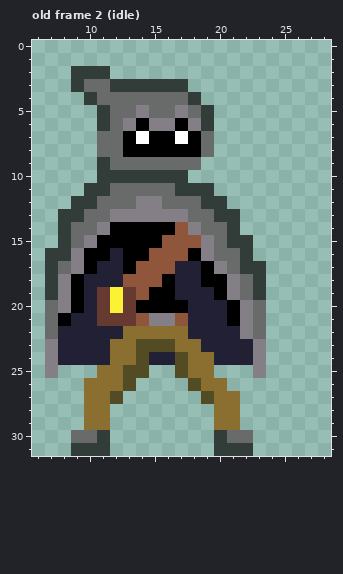
Edited in one commit: pixel-art file (src/sprite sheets/player sprites/idle/idle.aseprite). The picture above was drawn from the file before the commit.
32x32 pixels, 2 frames. Shown: old frame 2 (idle): x 6..28, y 0..31. The commit also changed other frames, which this record leaves out.
After:
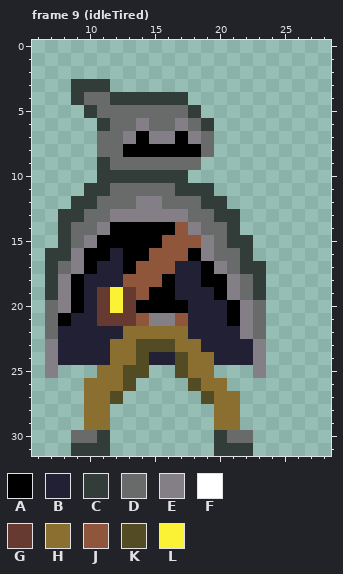
Palette (. is transparent): A #000000  B #222034  C #323c39  D #696a6a  E #847e87  F #ffffff  G #663931  H #8a6f30  J #8f563b  K #524b24  L #fbf236
A new or re-ordered frame is compared with the old frame closest to it.
Change:
frames 2 -> 20
--- frame 9 (idleTired) is new; against old frame 2 (idle), layer "Head"
@@ x 7..21 @@
  1 ...............
- 2 ..CCC..........
- 3 ..CDDCCCCCC....
- 4 ...CDDDDDDDC...
- 5 ....CDDEDDEDC..
- 6 ....CDEAEEAEC..
- 7 ....DDAFAAFAD..
+ 2 ...............
+ 3 ..CCC..........
+ 4 ..CDDCCCCCC....
+ 5 ...CDDDDDDDC...
+ 6 ....CDDEDDEDC..
+ 7 ....DDEAEEAED..
  8 ....DDAAAAAAD..
Changed places in both pictures, as pixel boxes (x1, y1, x2, y2):
changed: (71, 66, 214, 144)
